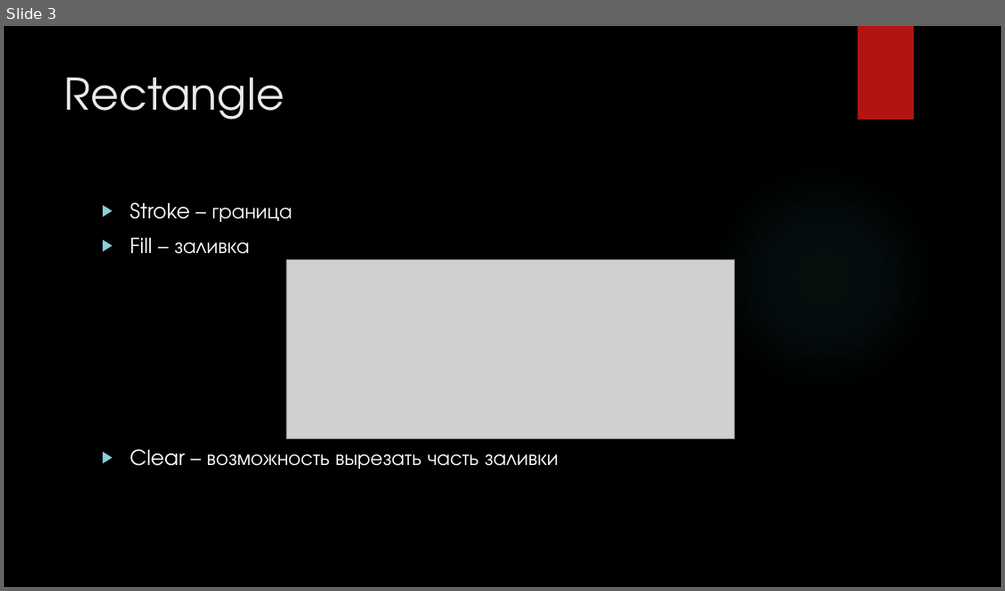
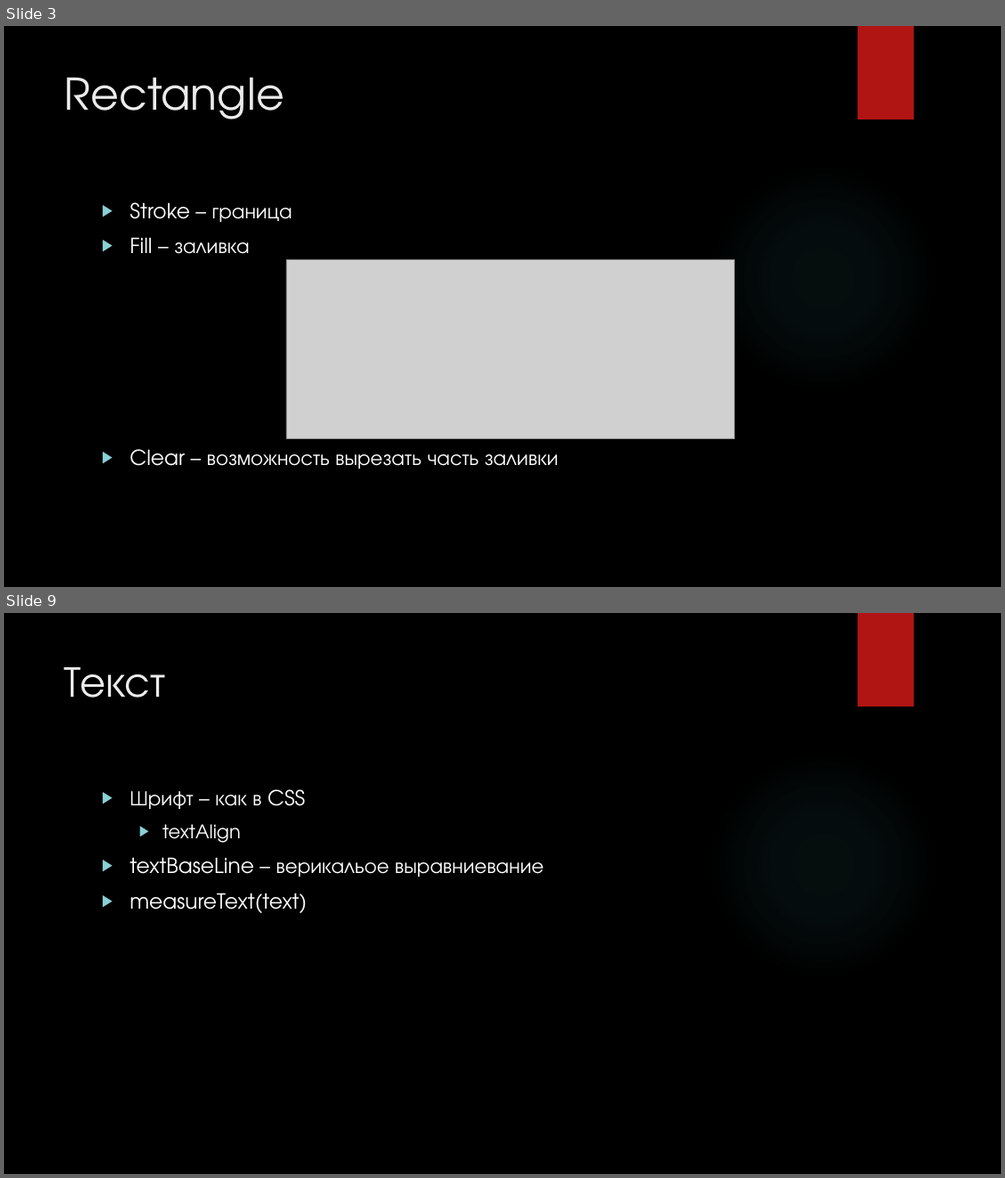
Before and after one commit to SergeyMirvoda/web-2015, a slide deck: lectures/javascript-canvas/slides.pptx. Shown one above the other, each under a label of ours: slide 3 before the commit, slides 3 and 9 after it; the slides between them are not shown. The pictures are 1005x591 and 1005x1178 pixels, drawn with LibreOffice and Linux fonts; fonts in the diff are those of the drawing; grey boxes stand for pictures; background and template pictures are left out. Boxes give left, top, right and bottom in pixels: in the first picture for what was removed or moved away, otherwise in the second. Text is boxed around its words. In the diff, an @@ line names an element or a change of style, - is before the commit and + after.

```diff
--- a/lectures/javascript-canvas/slides.pptx
+++ b/lectures/javascript-canvas/slides.pptx
@@ slide 9 added at box(4, 613, 1001, 1174), background picture (left out); not listed: 2 template elements that a slide beside it also shows @@
@@ title added at box(65, 667, 166, 698), 42 pt, text #EBEBEB @@
+Текст
@@ text added at box(129, 789, 543, 913), 20 pt, text #FFFFFF @@
+▶ Шрифт – как в CSS
+  ▶ textAlign
+▶ textBaseLine – верикальое выравниевание
+▶ measureText(text)
```
Also in this commit, not shown: 8 other slides added, 6 other files.
